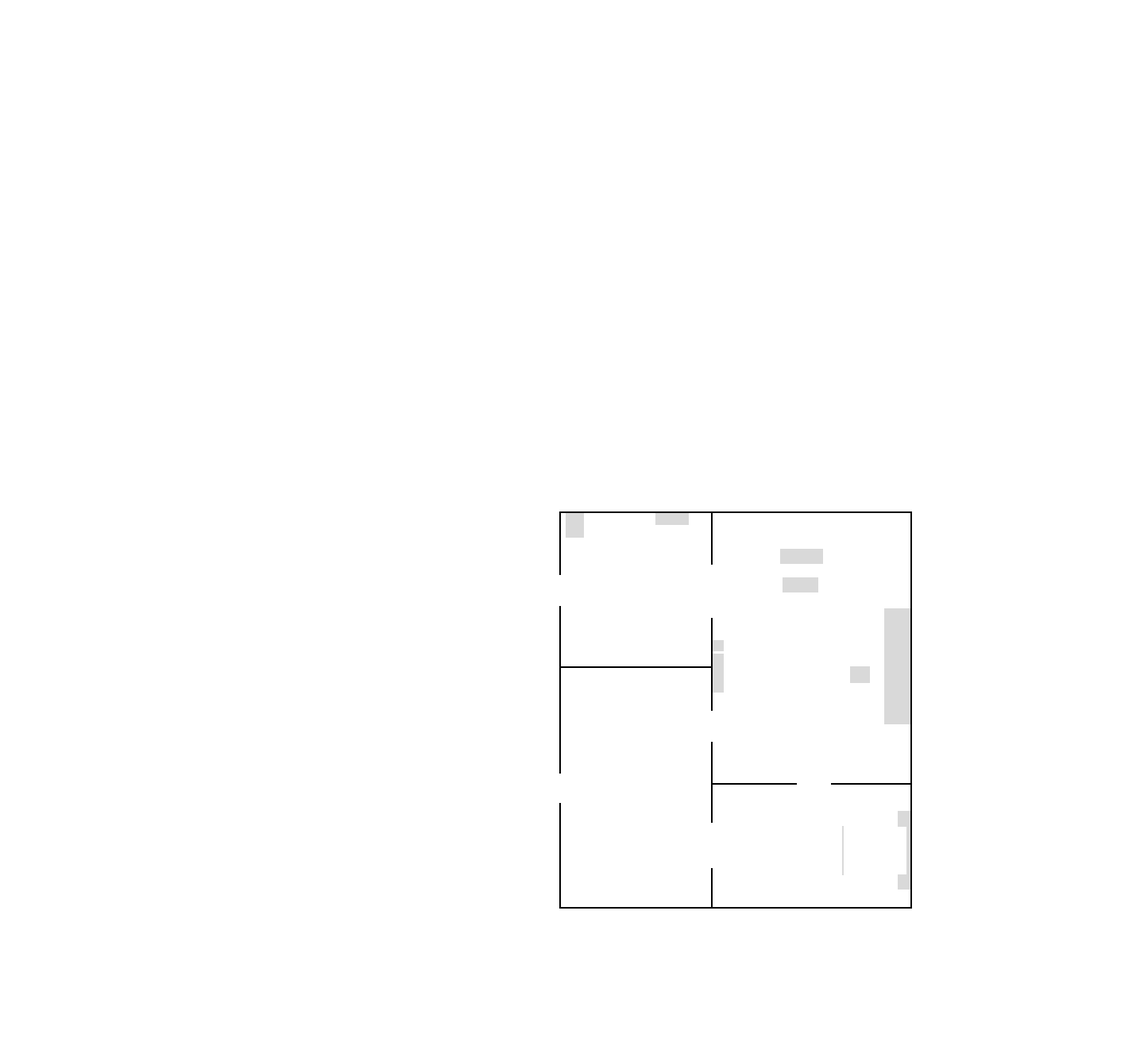
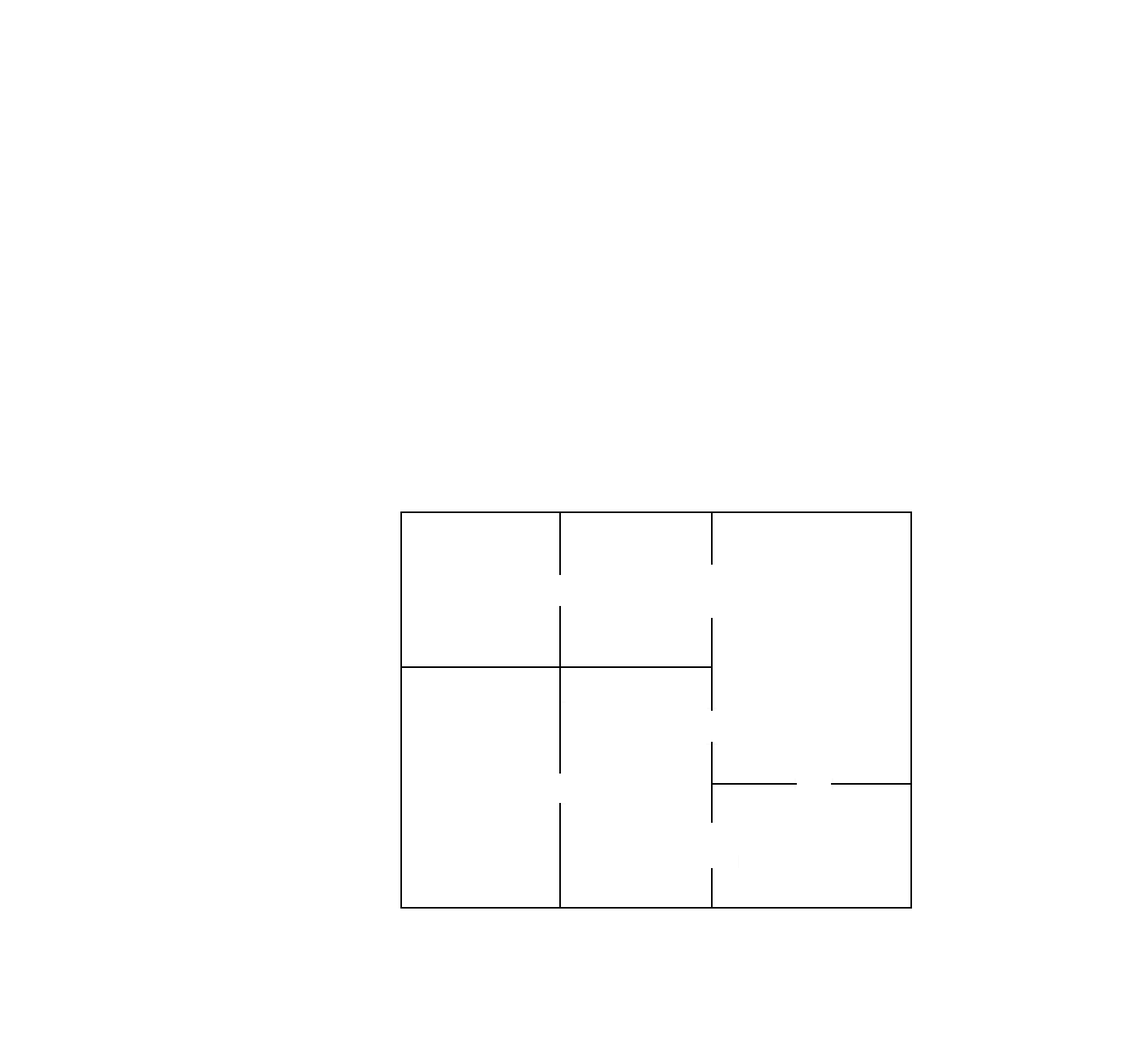
Revision of a layered 1144x1042 image; what changed, layer by layer:
added layer "manobstacles" above "heightmap.pgm" over box(400, 511, 834, 909)
painted on "heightmap.pgm" over box(565, 512, 911, 890)
